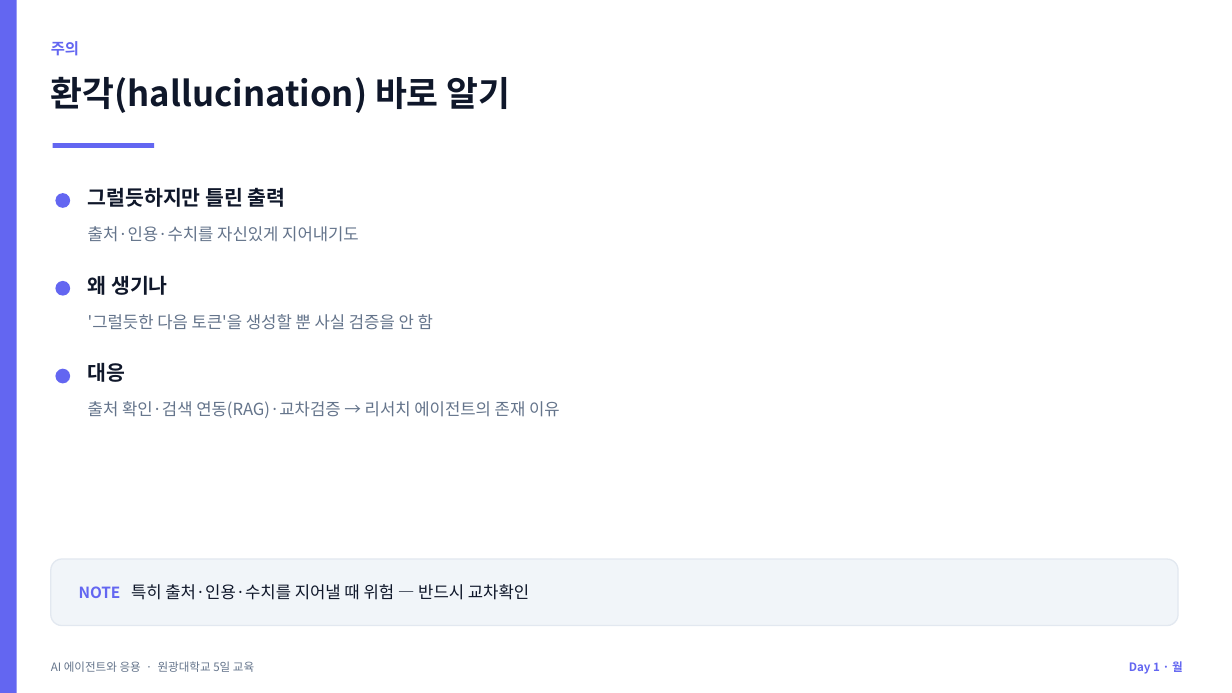
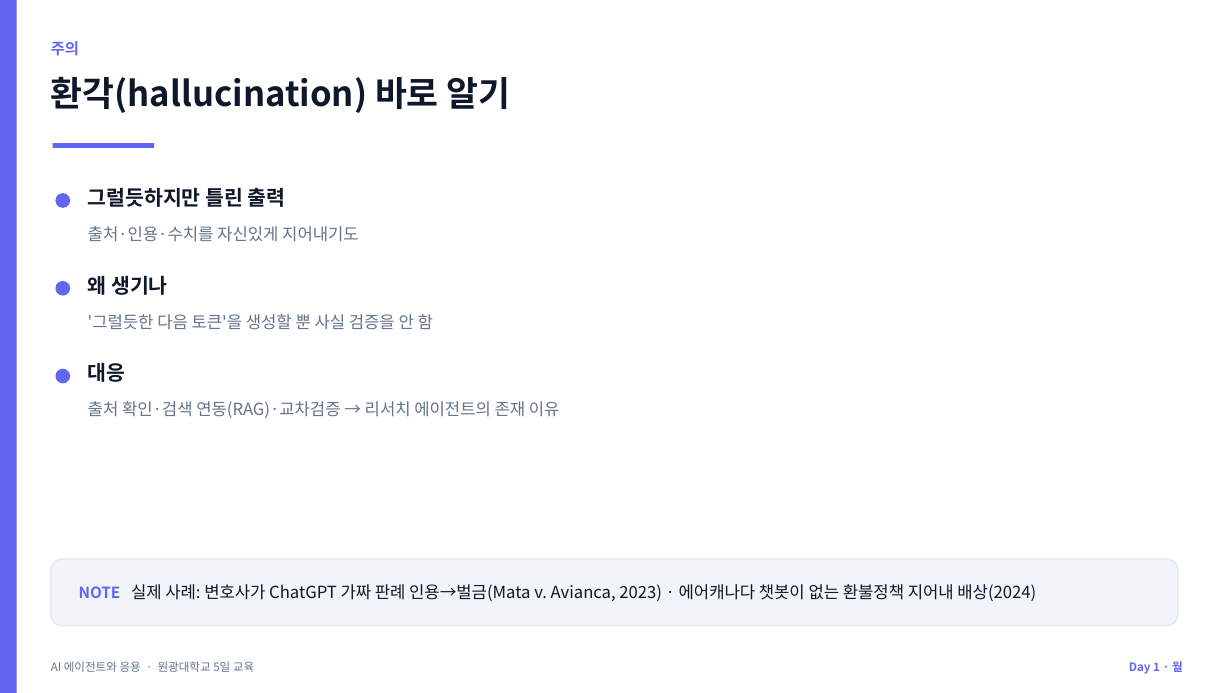
Before and after one commit to jyshin-22/wku-ai-agent-program, a slide deck: slide 18 of slides/day1.pptx. Drawn at 1232x693 pixels with LibreOffice and Linux fonts; fonts in the diff are those of the drawing. Boxes give left, top, right and bottom in pixels: in the first picture for what was removed or moved away, otherwise in the second. Text is boxed around its words. In the diff, an @@ line names an element or a change of style, - is before the commit and + after.

```diff
--- a/slides/day1.pptx
+++ b/slides/day1.pptx
@@ text at bbox=[79, 584, 1036, 601]: text changed @@
-NOTE 특히 출처·인용·수치를 지어낼 때 위험 — 반드시 교차확인
+NOTE 실제 사례: 변호사가 ChatGPT 가짜 판례 인용→벌금(Mata v. Avianca, 2023) · 에어캐나다 챗봇이 없는 환불정책 지어내 배상(2024)
```
Also in this commit, not shown: 7 other slides changed, 10 other files.
